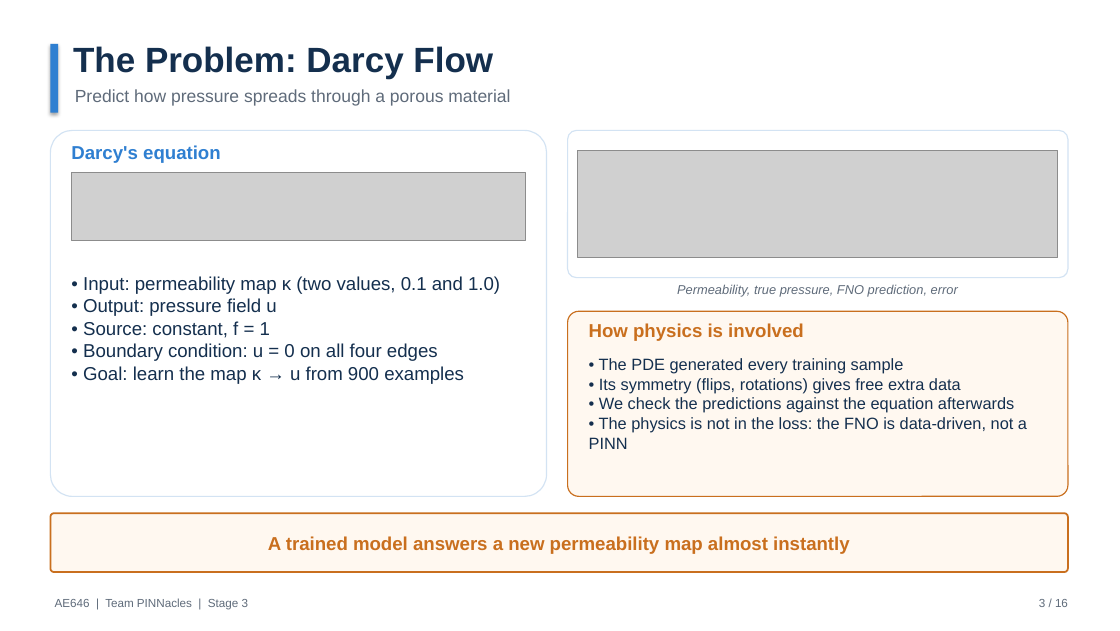
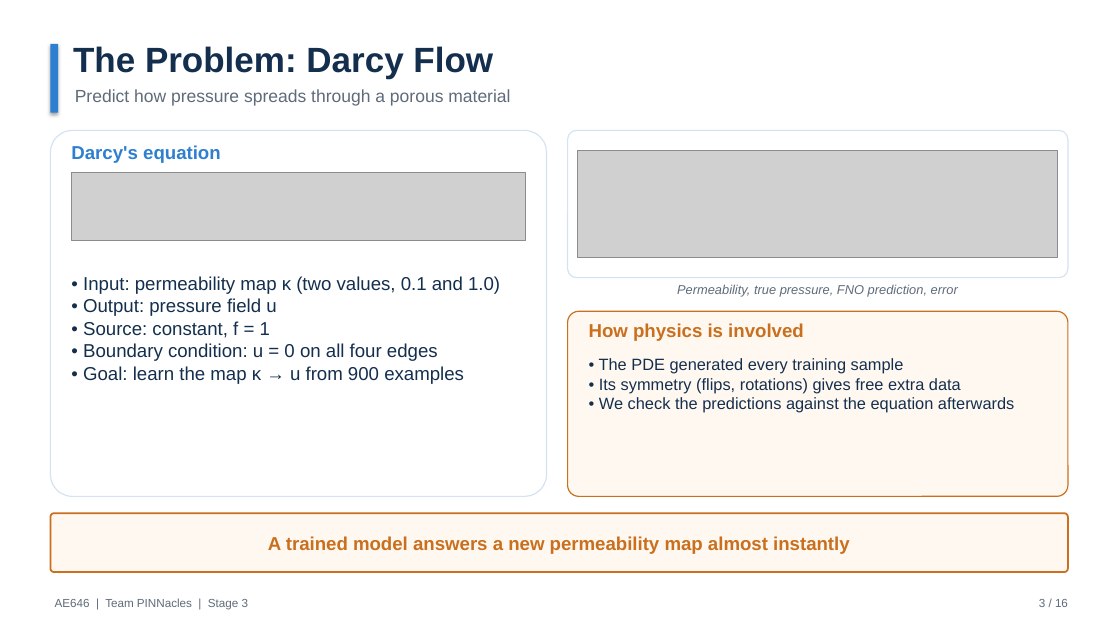
Before and after one commit to ARYAMANN7279/AE646-PINNacles, a slide deck: slide 3 of stage3/PINNacles_Stage3_FinalPresentation.pptx. Drawn at 1120x631 pixels with LibreOffice and Linux fonts; fonts in the diff are those of the drawing; grey boxes stand for pictures. Boxes give left, top, right and bottom in pixels: in the first picture for what was removed or moved away, otherwise in the second. Text is boxed around its words. In the diff, an @@ line names an element or a change of style, - is before the commit and + after.

Commit message:
Deck: simplify solver and physics slides, drop PINN line; add boundary-loss extra script

```diff
--- a/stage3/PINNacles_Stage3_FinalPresentation.pptx
+++ b/stage3/PINNacles_Stage3_FinalPresentation.pptx
@@ text at (x1=589, y1=417, x2=1027, y2=449): paragraph removed @@
-• The physics is not in the loss: the FNO is data-driven, not a PINN
```
Also in this commit, not shown: 2 other slides changed, 6 other files.
